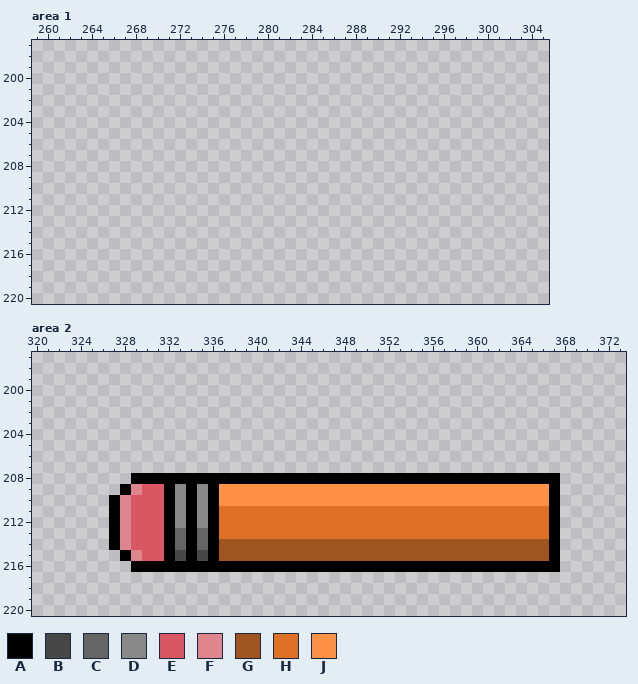
Two versions of one pixel-art file, assets/sprites/level_idea.aseprite. The picture above was drawn from the file before the commit.
622x317 pixels, 1 frame. Colours within 5 levels of each other are drawn and written as one. Shown: area 1: x 259..305, y 197..220; area 2: x 320..373, y 197..220. The commit also changed other parts of the picture, which this record leaves out.
Visible layers, top first: "Player", "Map_v2", "Objects".
Palette (. is transparent): A #000000  B #474747  C #656565  D #888888  E #d95763  F #df858d  G #a05521  H #df7126  J #ff9146
Pixels before, area 2, first column x 327:
208 ..AAAAAAAAAAAAAAAAAAAAAAAAAAAAAAAAAAAAAAA
209 .AFEEADADAJJJJJJJJJJJJJJJJJJJJJJJJJJJJJJA
210 AFEEEADADAJJJJJJJJJJJJJJJJJJJJJJJJJJJJJJA
211 AFEEEADADAHHHHHHHHHHHHHHHHHHHHHHHHHHHHHHA
212 AFEEEADADAHHHHHHHHHHHHHHHHHHHHHHHHHHHHHHA
213 AFEEEACACAHHHHHHHHHHHHHHHHHHHHHHHHHHHHHHA
214 AFEEEACACAGGGGGGGGGGGGGGGGGGGGGGGGGGGGGGA
215 .AFEEABABAGGGGGGGGGGGGGGGGGGGGGGGGGGGGGGA
216 ..AAAAAAAAAAAAAAAAAAAAAAAAAAAAAAAAAAAAAAA
Now the later version:
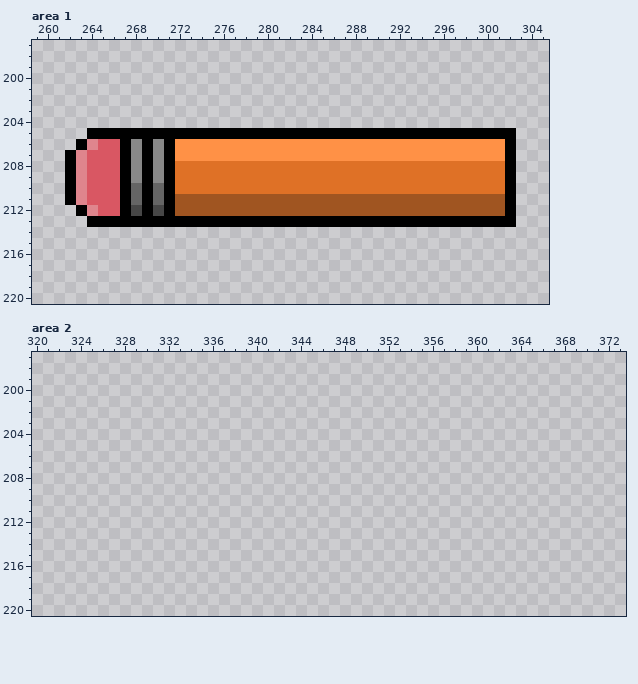
From old to new:
Changed rows in their new state; - is an unchanged pixel.
Area 1, layer "Objects":
first column x 262:
205 --AAAAAAAAAAAAAAAAAAAAAAAAAAAAAAAAAAAAAAA
206 -AFEEADADAJJJJJJJJJJJJJJJJJJJJJJJJJJJJJJA
207 AFEEEADADAJJJJJJJJJJJJJJJJJJJJJJJJJJJJJJA
208 AFEEEADADAHHHHHHHHHHHHHHHHHHHHHHHHHHHHHHA
209 AFEEEADADAHHHHHHHHHHHHHHHHHHHHHHHHHHHHHHA
210 AFEEEACACAHHHHHHHHHHHHHHHHHHHHHHHHHHHHHHA
211 AFEEEACACAGGGGGGGGGGGGGGGGGGGGGGGGGGGGGGA
212 -AFEEABABAGGGGGGGGGGGGGGGGGGGGGGGGGGGGGGA
213 --AAAAAAAAAAAAAAAAAAAAAAAAAAAAAAAAAAAAAAA
Area 2, layer "Objects":
first column x 327:
208 --.......................................
209 -........................................
210 .........................................
211 .........................................
212 .........................................
213 .........................................
214 .........................................
215 -........................................
216 --.......................................
Changed places in both pictures, as pixel boxes (x1, y1, x2, y2):
added: (65, 128, 516, 227)
erased: (109, 473, 560, 572)
